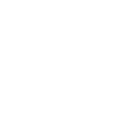
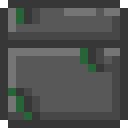
Layered file, before and after one edit (128 x 128). Changes by layer:
hid group "Inventory" (12 layers) over (x1=0, y1=0, x2=128, y2=128)
moved "Stone Walls" out of group "Obstacles" over (x1=0, y1=0, x2=128, y2=128)
added group "New" with 18 layers in group "Stone Walls" over (x1=0, y1=0, x2=128, y2=128)
added group "Trash" with 4 layers in group "New" over (x1=0, y1=0, x2=128, y2=128)
added layer "rock13" in group "New" over (x1=0, y1=0, x2=128, y2=128)
